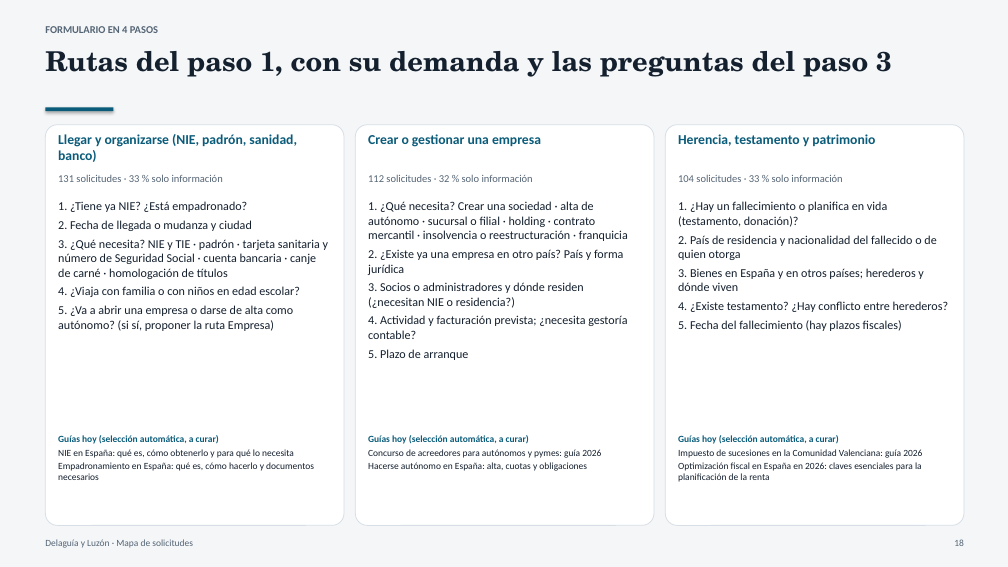
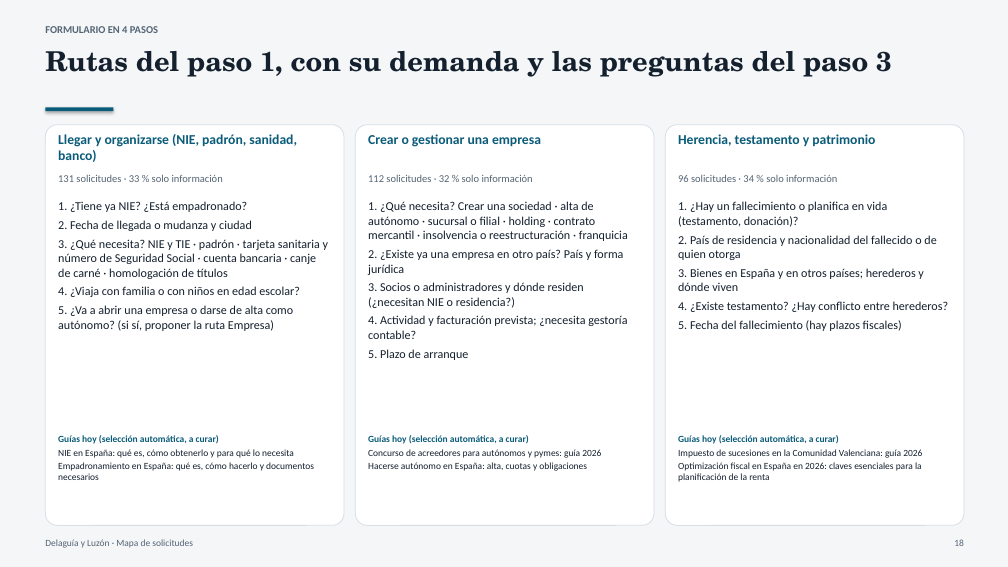
Before and after one commit to multilang2025/dlcom, a slide deck: slide 18 of data/leads/informe-leads-es.pptx. Drawn at 1008x567 pixels with LibreOffice and Linux fonts; fonts in the diff are those of the drawing. Boxes give left, top, right and bottom in pixels: in the first picture for what was removed or moved away, otherwise in the second. Text is boxed around its words. In the diff, an @@ line names an element or a change of style, - is before the commit and + after.

```diff
--- a/data/leads/informe-leads-es.pptx
+++ b/data/leads/informe-leads-es.pptx
@@ text at (678,174,837,182): text changed @@
-104 solicitudes · 33 % solo información
+96 solicitudes · 34 % solo información
```
Also in this commit, not shown: 11 other slides changed, 11 other files.
